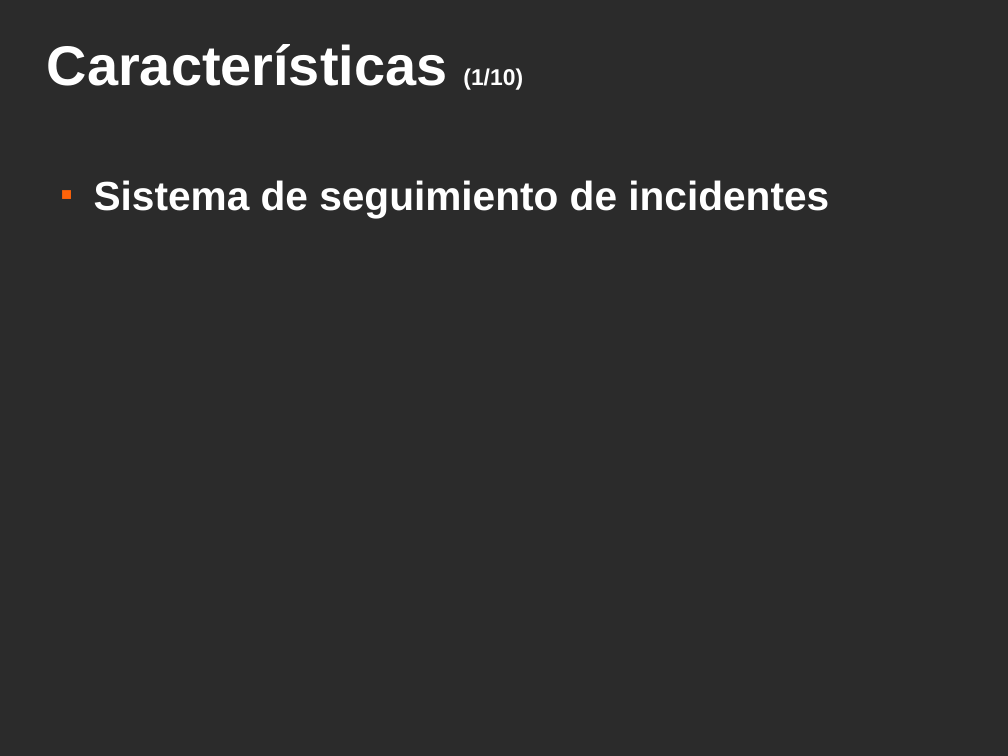
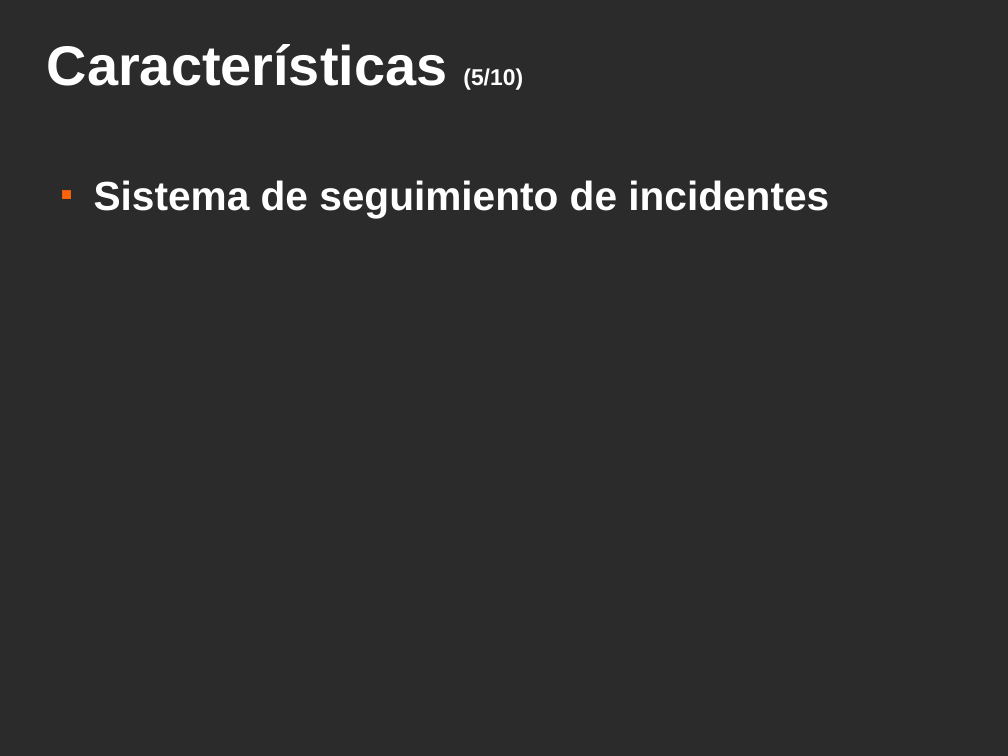
Before and after one commit to srug86/trabajos5oesi.sistcolab, a slide deck: slide 9 of slices/slices.odp (slide 3 before the commit). Drawn at 1008x756 pixels with LibreOffice and Linux fonts; fonts in the diff are those of the drawing; background and template pictures are left out; a plain dark background stands for a picture behind light text. Boxes give left, top, right and bottom in pixels: in the first picture for what was removed or moved away, otherwise in the second. Text is boxed around its words. In the diff, an @@ line names an element or a change of style, - is before the commit and + after.

```diff
--- a/slices/slices.odp
+++ b/slices/slices.odp
@@ title at <box>47,44,523,90</box>: text changed @@
-Características (1/10)
+Características (5/10)
```
Also in this commit, not shown: 7 other slides changed, 2 slides added.
